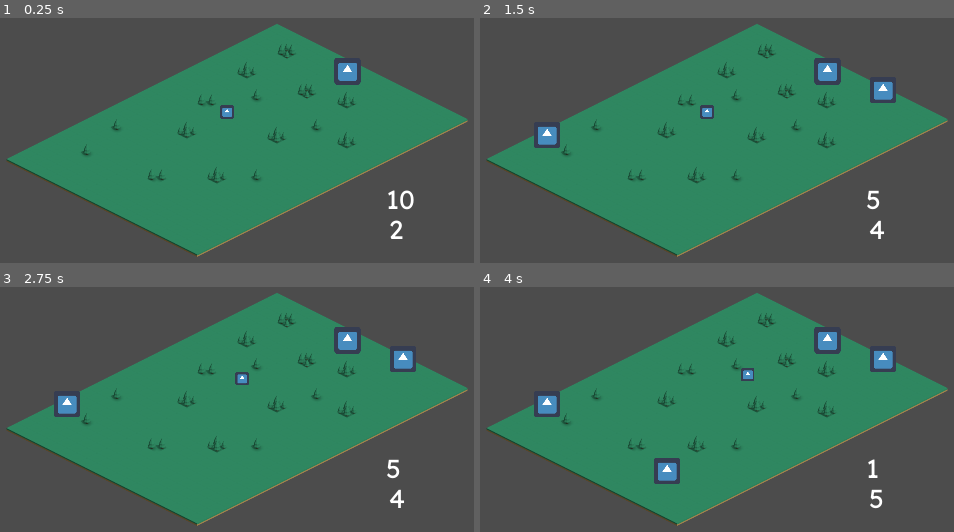
Above: before the commit, frames 1-4 (two rows, left to right).
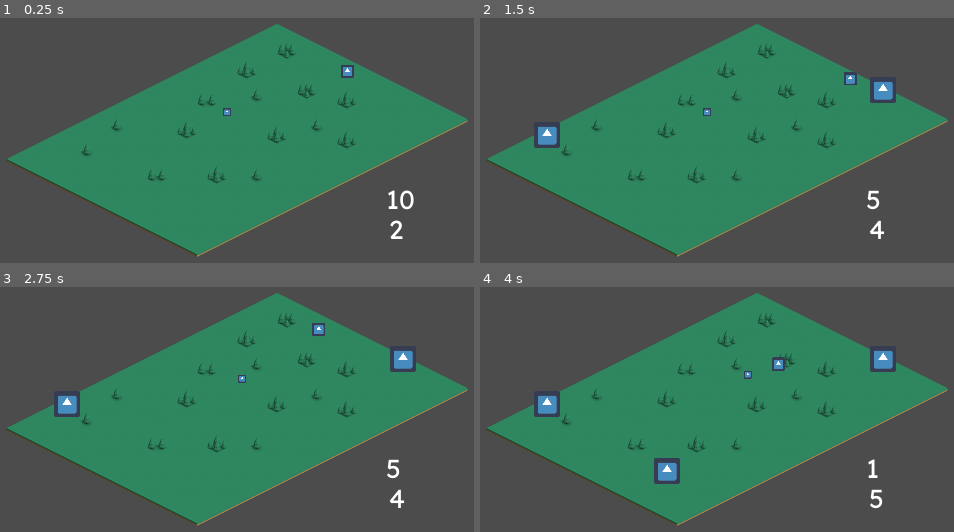
Above: after the commit, the same moments.

Repository: rayosdev/Doorigin
Game: Godot game, scene res://Main.tscn
The game is run twice, just before and just after one commit, with the same random seed, the same clock (stepped at 60 frames per second) and the same inputs. The engine's default icon, where the game draws it, is replaced by a stand-in: a white triangle on a blue panel in a dark square.
Inputs (mouse positions are in pixels of both pictures, inside the frame that each line leads up to):
- Up to frame 1 (0.25 s): no input
- Up to frame 2 (1.5 s): tap Enter at 0.5 s; move the mouse to (882, 89) at 0.52 s; hold D (move_right) 0.53-1.28 s; tap Space (place_tower) at 0.6 s; click (882, 89) at 0.67 s; move the mouse to (546, 135) at 1.27 s; hold S (move_down) from 1.28 s (still down); click (546, 135) at 1.35 s
- Up to frame 3 (2.75 s): tap Space (place_tower) at 2 s; move the mouse to (outside the picture) at 2.02 s; release S (move_down) at 2.03 s; hold D (move_right) from 2.03 s (still down); tap F (settle_base) at 2.1 s
- Up to frame 4 (4 s): move the mouse to (664, 470) at 2.77 s; release D (move_right) at 2.78 s; hold W (move_up) 2.78-3.53 s; tap Space (place_tower) at 2.85 s; click (664, 470) at 2.92 s; move the mouse to (949, 448) at 3.52 s; hold A (move_left) from 3.53 s (still down); click (949, 448) at 3.6 s

The runs differ from the first frame. In frame 1, 0.7% of the frame differs, in the area x 46-77%, y 16-42%; in frame 2, 0.9%, in the area x 46-80%, y 16-42%; in frame 3, 0.9%; in frame 4, 0.9%.

Commit message:
added player and player movement

Diff:
--- a/Main.tscn
+++ b/Main.tscn
@@ -1,23 +1,17 @@
-[gd_scene load_steps=14 format=2]
+[gd_scene load_steps=11 format=2]
 
 [ext_resource path="res://SnowTileset.tres" type="TileSet" id=1]
 [ext_resource path="res://GrassTileset.tres" type="TileSet" id=2]
-[ext_resource path="res://script/TowerSpawner.gd" type="Script" id=3]
-[ext_resource path="res://script/UI_Canvas.gd" type="Script" id=4]
-[ext_resource path="res://icon.png" type="Texture" id=5]
-[ext_resource path="res://Enemy.gd" type="Script" id=6]
+[ext_resource path="res://Player.tscn" type="PackedScene" id=3]
+[ext_resource path="res://EnemyTarget.tscn" type="PackedScene" id=4]
+[ext_resource path="res://script/UI_Canvas.gd" type="Script" id=5]
+[ext_resource path="res://script/TowerSpawner.gd" type="Script" id=6]
 [ext_resource path="res://assets/fonts/Lexend-VariableFont_wght.ttf" type="DynamicFontData" id=7]
-
-[sub_resource type="CircleShape2D" id=1]
-
-[sub_resource type="CircleShape2D" id=3]
 
 [sub_resource type="NavigationPolygon" id=2]
 vertices = PoolVector2Array( 157, -133, 109, -207, 566, 22, 302, -13, 277, -26, 86, 167, -83, 347, 61, 179, 277, 70, 23 …(379 unchanged characters)…
 polygons = [ PoolIntArray( 0, 1, 2, 3, 4 ), PoolIntArray( 5, 2, 6, 7 ), PoolIntArray( 3, 2, 8, 9, 10 ), PoolIntArray( 1 …(806 unchanged characters)…
 outlines = [ PoolVector2Array( -539, 118, 109, -207, 566, 22, -83, 347 ), PoolVector2Array( 36, 167, 60, 155, 86, 167,  …(603 unchanged characters)…
-
-[sub_resource type="CircleShape2D" id=4]
 
 [sub_resource type="DynamicFont" id=5]
 size = 64
@@ -39,7 +33,8 @@
 cell_size = Vector2( 48, 24 )
 show_collision = true
 centered_textures = true
-collision_layer = 2
+collision_layer = 0
+collision_mask = 0
 format = 1
 tile_data = PoolIntArray( -720903, 18, 0, -720902, 18, 0, -720901, 18, 0, -720900, 18, 0, -720899, 18, 0, -720898, 18,  …(7699 unchanged characters)…
 
@@ -50,6 +45,8 @@
 cell_size = Vector2( 48, 24 )
 show_collision = true
 centered_textures = true
+collision_layer = 0
+collision_mask = 0
 format = 1
 tile_data = PoolIntArray( -720903, 0, 0, -720902, 0, 0, -720901, 0, 0, -720900, 0, 0, -720899, 0, 0, -720898, 0, 0, -72 …(7186 unchanged characters)…
 
@@ -61,6 +58,8 @@
 cell_size = Vector2( 48, 24 )
 show_collision = true
 centered_textures = true
+collision_layer = 0
+collision_mask = 0
 format = 1
 tile_data = PoolIntArray( -720903, 0, 0, -720902, 0, 0, -720901, 0, 0, -720900, 0, 0, -720899, 0, 0, -720898, 0, 0, -72 …(7186 unchanged characters)…
 
@@ -71,58 +70,24 @@
 cell_size = Vector2( 48, 24 )
 show_collision = true
 centered_textures = true
+collision_layer = 0
+collision_mask = 0
 format = 1
 tile_data = PoolIntArray( -720903, 18, 0, -720902, 18, 0, -720901, 18, 0, -720900, 18, 0, -720899, 18, 0, -720898, 18,  …(7699 unchanged characters)…
 
 [node name="Navigation2D" type="Navigation2D" parent="."]
 
-[node name="Enemy" type="KinematicBody2D" parent="."]
-collision_layer = 8
-collision_mask = 0
-script = ExtResource( 6 )
-
-[node name="CollisionShape2D" type="CollisionShape2D" parent="Enemy"]
-shape = SubResource( 1 )
-
-[node name="NavigationAgent2D" type="NavigationAgent2D" parent="Enemy"]
-
-[node name="Sprite" type="Sprite" parent="Enemy"]
-scale = Vector2( 0.5, 0.5 )
-texture = ExtResource( 5 )
-
-[node name="Area2D" type="Area2D" parent="Enemy"]
-collision_layer = 0
-
-[node name="CollisionShape2D" type="CollisionShape2D" parent="Enemy/Area2D"]
-shape = SubResource( 3 )
-
-[node name="Timer" type="Timer" parent="Enemy"]
-wait_time = 2.0
-one_shot = true
-
 [node name="NavigationPolygonInstance" type="NavigationPolygonInstance" parent="."]
 position = Vector2( 11, -5 )
 navpoly = SubResource( 2 )
 
-[node name="Player" type="Node2D" parent="."]
-position = Vector2( 289, -98 )
-
-[node name="Sprite" type="Sprite" parent="Player"]
-texture = ExtResource( 5 )
-
-[node name="Area2D" type="Area2D" parent="Player"]
-collision_mask = 0
-
-[node name="CollisionShape2D" type="CollisionShape2D" parent="Player/Area2D"]
-shape = SubResource( 4 )
-
 [node name="TowerSpawner" type="Node2D" parent="."]
-script = ExtResource( 3 )
+script = ExtResource( 6 )
 
 [node name="UI Canvas" type="Control" parent="."]
 margin_right = 40.0
 margin_bottom = 40.0
-script = ExtResource( 4 )
+script = ExtResource( 5 )
 
 [node name="ResourcesText" type="Label" parent="UI Canvas"]
 margin_left = 382.0
@@ -141,5 +106,6 @@
 custom_fonts/font = SubResource( 6 )
 text = "2"
 
-[connection signal="area_entered" from="Enemy/Area2D" to="Enemy" method="_on_Area2D_area_entered"]
-[connection signal="timeout" from="Enemy/Timer" to="Enemy" method="_on_Timer_timeout"]
+[node name="Player" parent="." instance=ExtResource( 3 )]
+
+[node name="Enemy" parent="." instance=ExtResource( 4 )]
